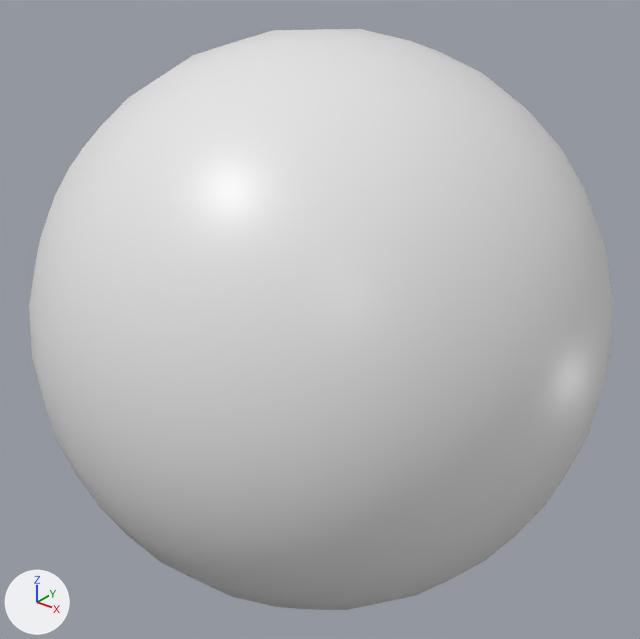
One commit to the FBX model Assets/Meshes/Sphere.fbx: the scene before it, then after it.
Camera for both pictures: a camera (50 mm lens) standing at (0.902, -1.132, 0.697) and looking at (-0.001, -0.003, -0.003). Arrows for +X, +Y and +Z are at lower left; the lights stay in place. Where no turn or scale is listed for an object, it has been applied to the vertices.
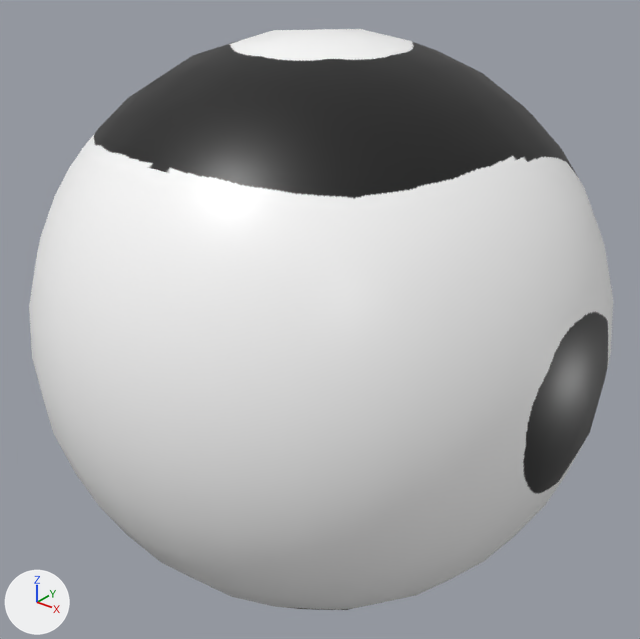
Where the change shows, as pixel boxes [x1, y1, x2, y2] in the pictures (640 x 639 px):
'Sphere', surface changed
    both: [29, 29, 613, 610]

The change in detail:
Picture 'SphereYinYang.png' (img_sphereyinyang_png) is new.
In material 'Material' (mat_material), base_color is no longer (0.8, 0.8, 0.8), white #e7e7e7.
In material 'Material' (mat_material), texture is now set to img_sphereyinyang_png.
